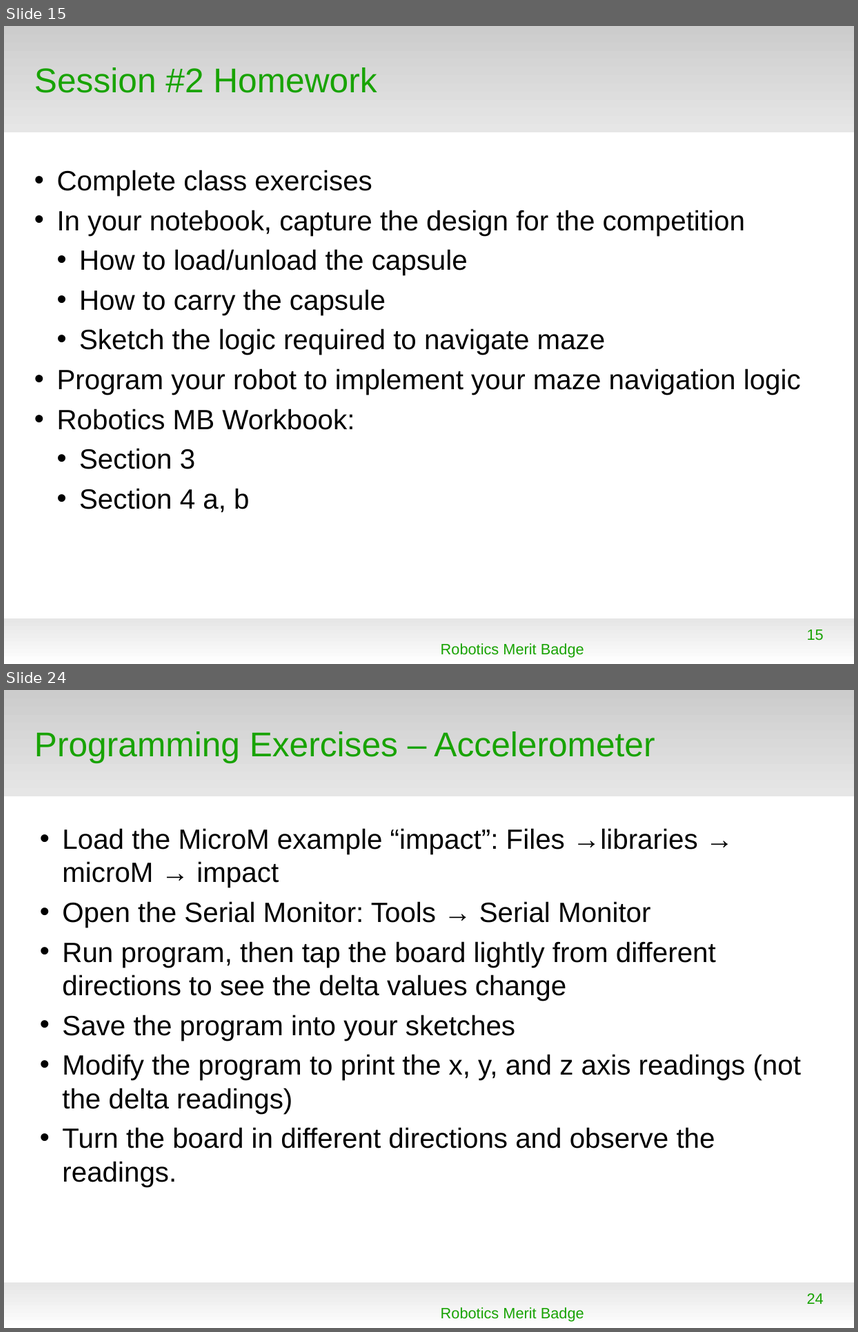
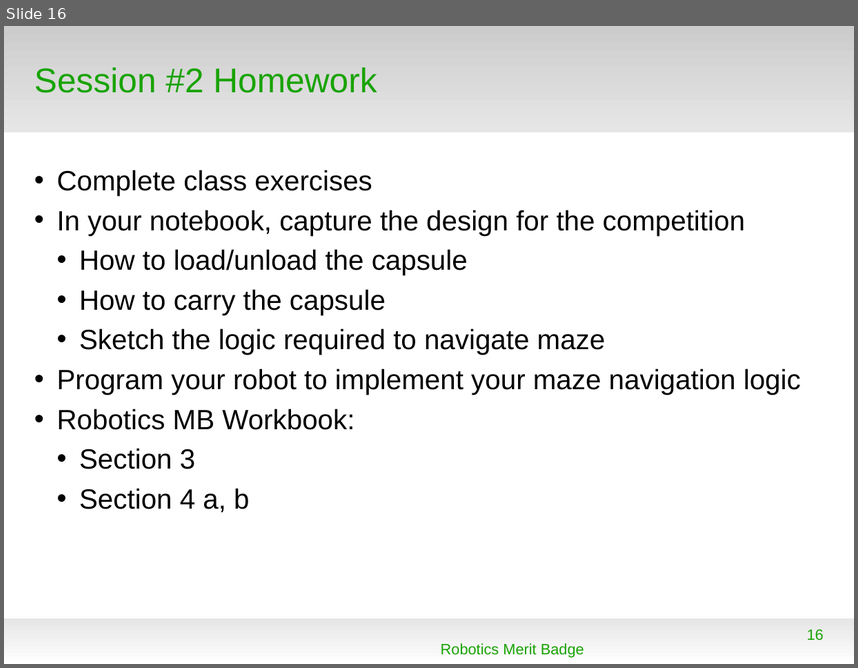
Before and after one commit to spiderman-2099/RoboticsMB, a slide deck: doc/RMB_Session2.odp. Shown one above the other, each under a label of ours: slides 15 and 24 before the commit, slide 16 after it; the slides between them are not shown. The pictures are 858x1332 and 858x668 pixels, drawn with LibreOffice and Linux fonts; fonts in the diff are those of the drawing; background and template pictures are left out. Boxes give left, top, right and bottom in pixels: in the first picture for what was removed or moved away, otherwise in the second. Text is boxed around its words. In the diff, an @@ line names an element or a change of style, - is before the commit and + after.

```diff
--- a/doc/RMB_Session2.odp
+++ b/doc/RMB_Session2.odp
@@ slide 24 removed at (x1=4, y1=690, x2=854, y2=1328), background #FFFFFF; not listed: 2 template elements that a slide beside it also shows @@
@@ title removed at (x1=34, y1=731, x2=655, y2=763) @@
-Programming Exercises – Accelerometer
@@ text removed at (x1=62, y1=828, x2=801, y2=1148) @@
-• Load the MicroM example “impact”: Files →libraries → microM → impact
-• Open the Serial Monitor: Tools → Serial Monitor
-• Run program, then tap the board lightly from different directions to see the delta values change
-• Save the program into your sketches
-• Modify the program to print the x, y, and z axis readings (not the delta readings)
-• Turn the board in different directions and observe the readings.
@@ text removed at (x1=441, y1=1307, x2=584, y2=1321) @@
-Robotics Merit Badge
@@ page number removed at (x1=807, y1=1293, x2=824, y2=1303) @@
-24
@@ what was slide 15 is now slide 16 @@
@@ page number at (x1=807, y1=629, x2=824, y2=639): text changed @@
-15
+16
```
Also in this commit, not shown: 1 slide changed, 1 slide added, 11 other slides removed, 2 other files.
